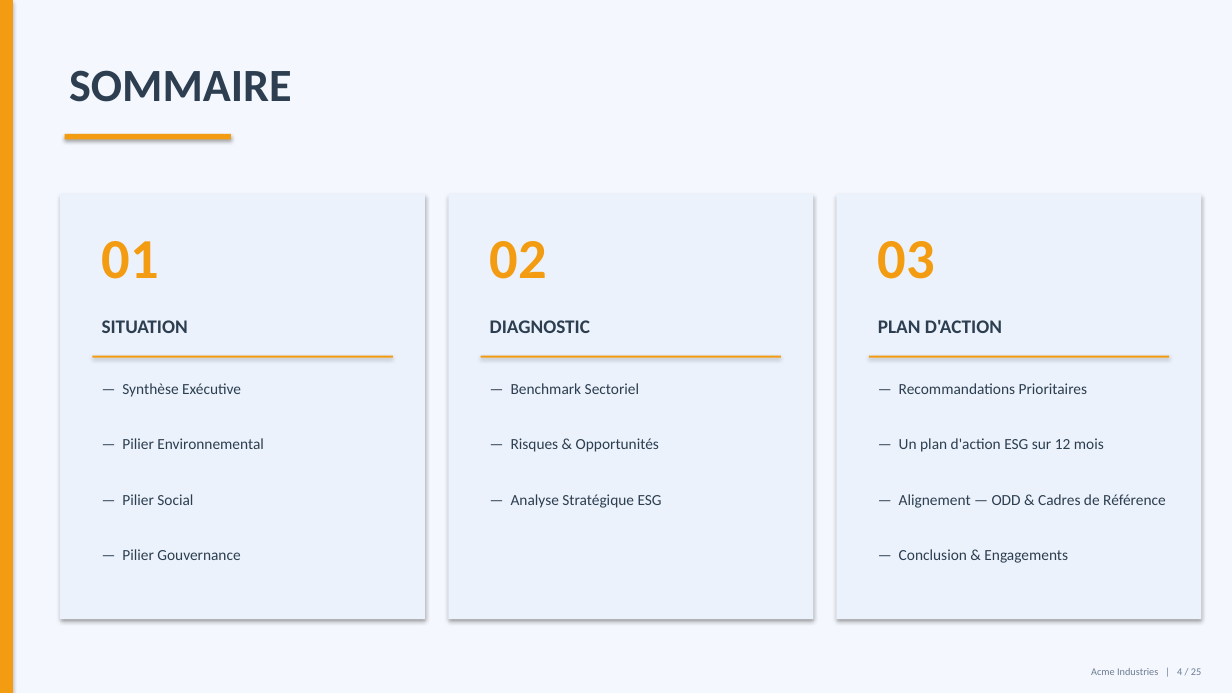
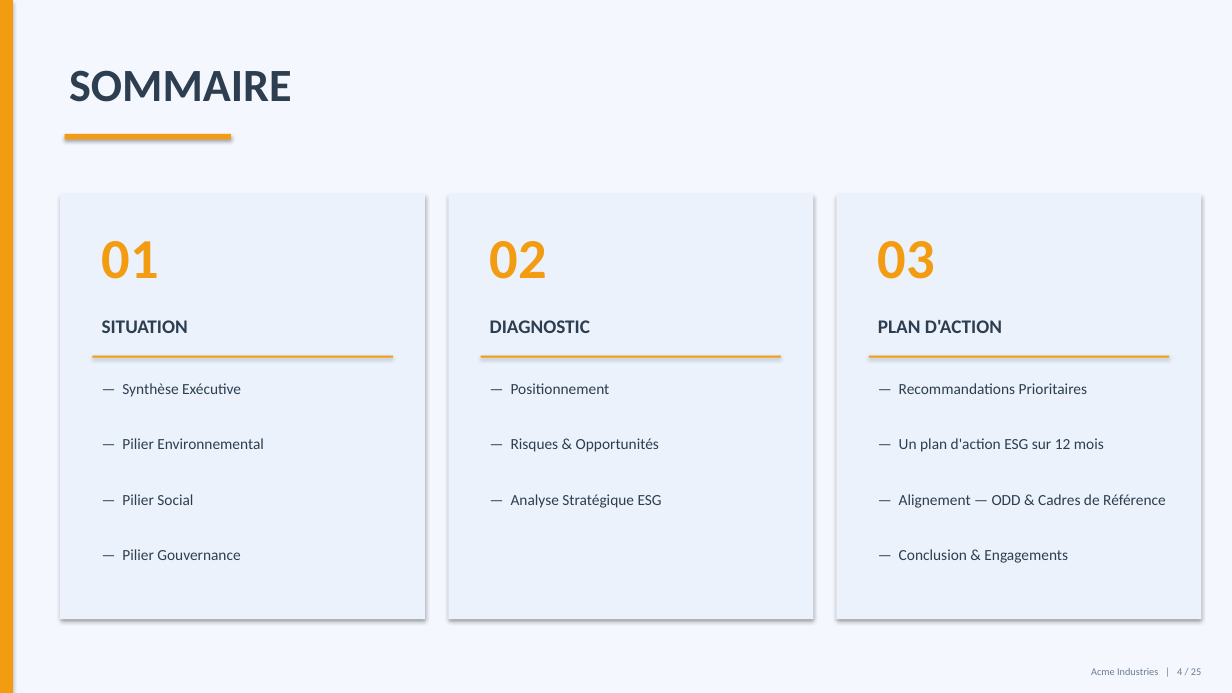
Before and after one commit to mehdiarrais-bot/Ethereal-ESG, a slide deck: slide 4 of examples/Presentation.pptx. Drawn at 1232x693 pixels with LibreOffice and Linux fonts; fonts in the diff are those of the drawing. Boxes give left, top, right and bottom in pixels: in the first picture for what was removed or moved away, otherwise in the second. Text is boxed around its words. In the diff, an @@ line names an element or a change of style, - is before the commit and + after.

```diff
--- a/examples/Presentation.pptx
+++ b/examples/Presentation.pptx
@@ text at bbox=[511, 383, 610, 394]: text changed @@
-— Benchmark Sectoriel
+— Positionnement
```
Also in this commit, not shown: 5 other slides changed, 4 other files.
